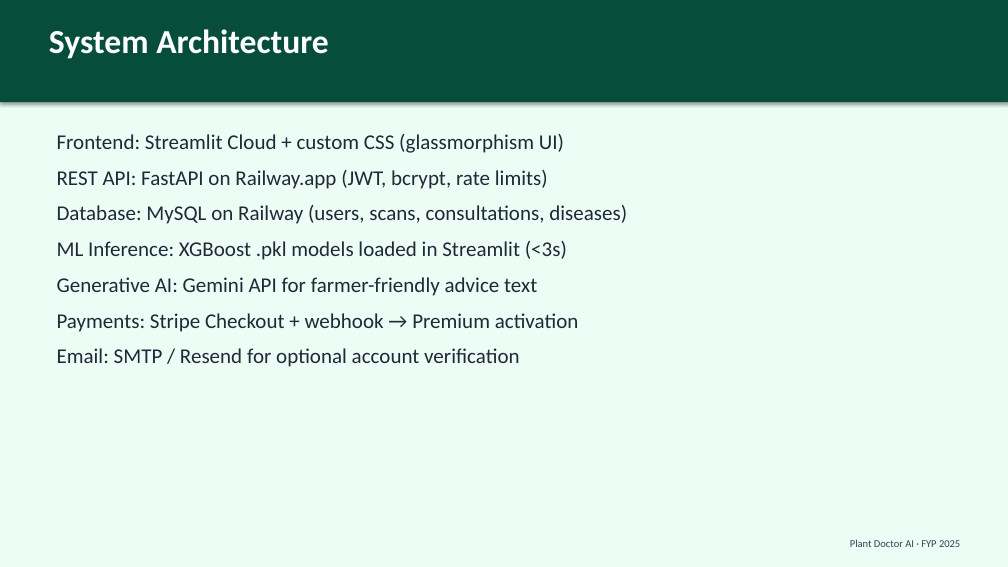
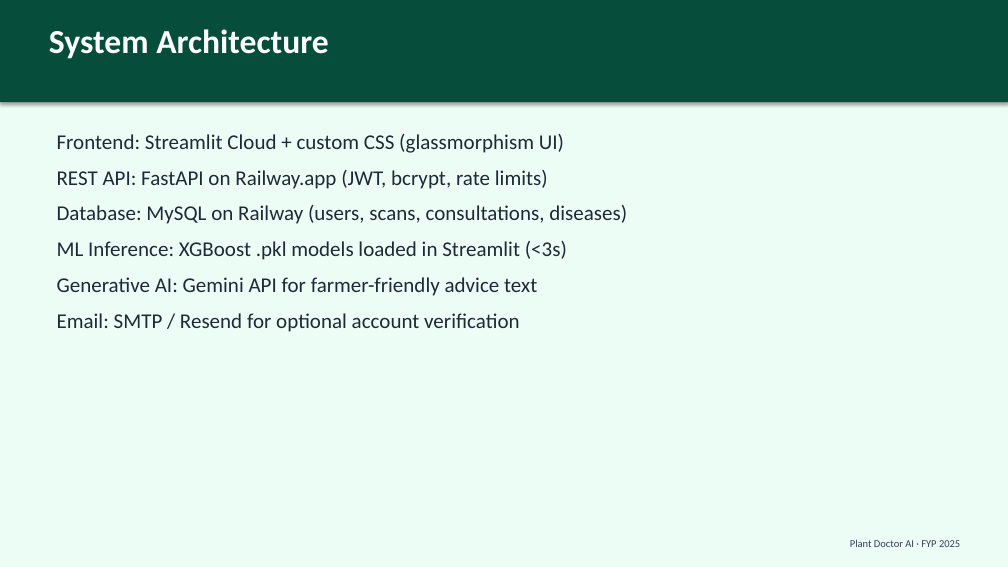
Before and after one commit to SaqlainKhan-DataEngineer/Plant-Doctor-App, a slide deck: slide 4 of Plant_Doctor_AI_Presentation.pptx. Drawn at 1008x567 pixels with LibreOffice and Linux fonts; fonts in the diff are those of the drawing. Boxes give left, top, right and bottom in pixels: in the first picture for what was removed or moved away, otherwise in the second. Text is boxed around its words. In the diff, an @@ line names an element or a change of style, - is before the commit and + after.

```diff
--- a/Plant_Doctor_AI_Presentation.pptx
+++ b/Plant_Doctor_AI_Presentation.pptx
@@ text at [57, 313, 579, 332]: paragraph removed @@
-Payments: Stripe Checkout + webhook → Premium activation
```
Also in this commit, not shown: 6 other slides changed, 1 slide removed, 8 other files.
